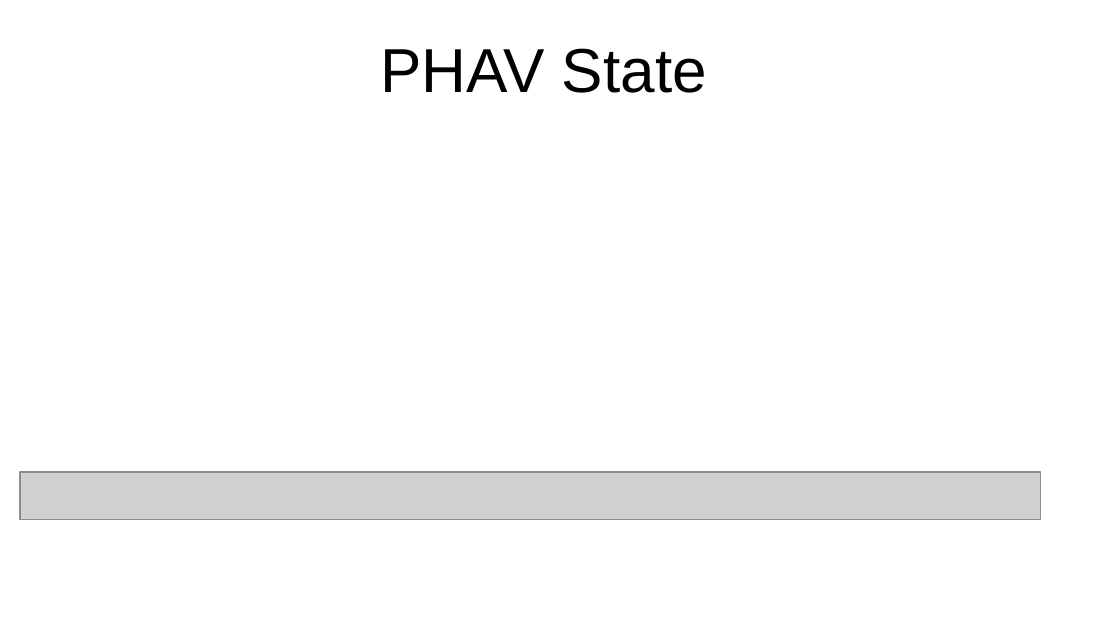
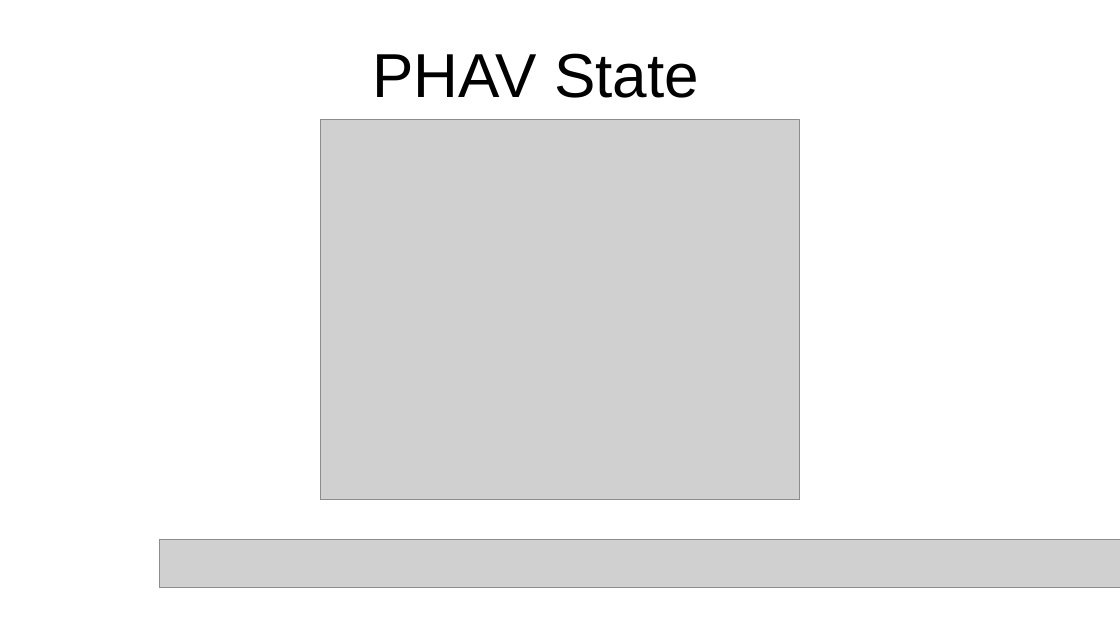
Before and after one commit to SanderStammbach/Sanders-Studium, a slide deck: slide 7 of Master-Projekt/Vortrag.odp (slide 6 before the commit). Drawn at 1120x630 pixels with LibreOffice and Linux fonts; fonts in the diff are those of the drawing; grey boxes stand for pictures; background and template pictures are left out. Boxes give left, top, right and bottom in pixels: in the first picture for what was removed or moved away, otherwise in the second. Text is boxed around its words. In the diff, an @@ line names an element or a change of style, - is before the commit and + after.

```diff
--- a/Master-Projekt/Vortrag.odp
+++ b/Master-Projekt/Vortrag.odp
@@ title "PHAV State": place and size @@
-title "PHAV State" at (380,48,707,93)
+title "PHAV State" at (372,53,699,98)
@@ picture added at (320,120,800,500) @@
@@ picture: place and size @@
-picture at (20,473,1042,520)
+picture at (160,540,1120,587)
```
Also in this commit, not shown: 1 other slide changed, 5 slides added, 23 other files.
